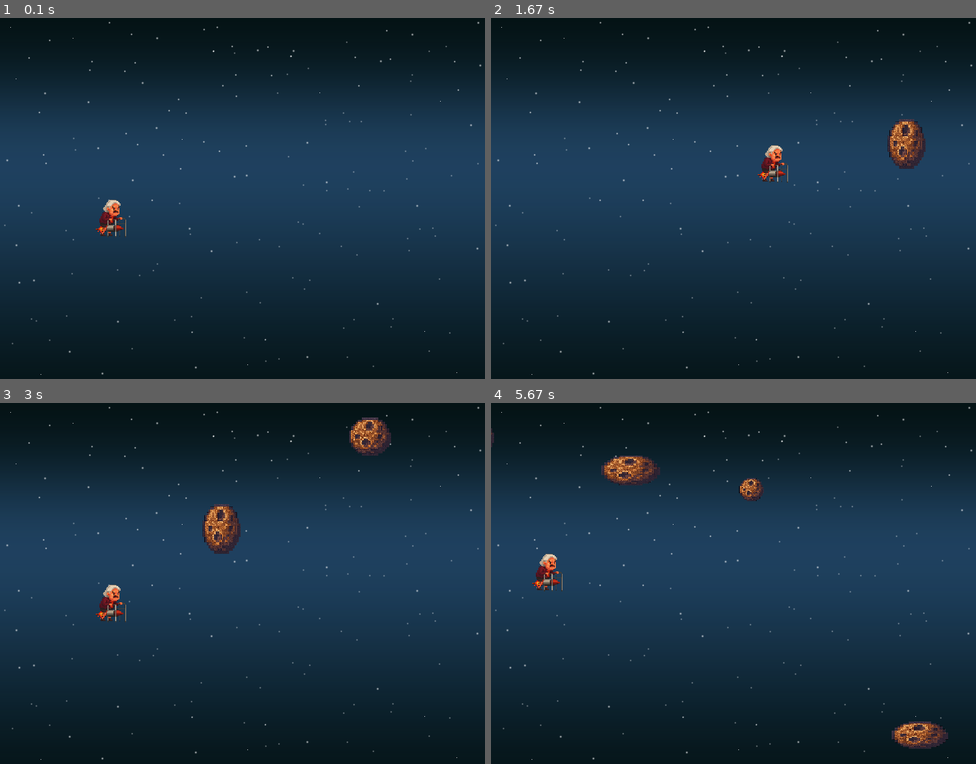
Above: before the commit, frames 1-4 (two rows, left to right).
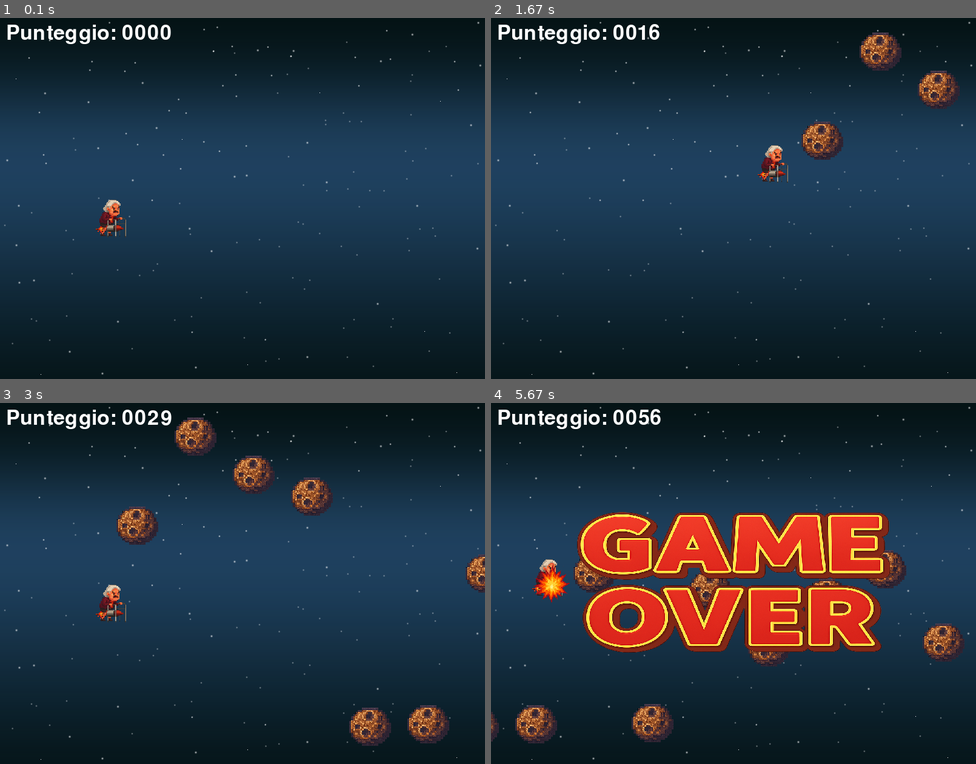
Above: after the commit, the same moments.

Repository: retrylater/malak-michele_pygame
Game: pygame game, started from main.py
The game is run twice, just before and just after one commit, with the same random seed, the same clock (stepped at 60 frames per second) and the same inputs.
Inputs:
- Up to frame 1 (0.1 s): no input
- Up to frame 2 (1.67 s): hold D 0.33-0.8 s; hold W 0.83-1.13 s; hold D 1.17-1.63 s
- Up to frame 3 (3 s): hold A 1.67-2.2 s; hold S 2.23-2.53 s; hold A 2.57-2.97 s
- Up to frame 4 (5.67 s): hold W 3-3.37 s; hold D 3.4-4.03 s; hold S 4.07-4.43 s; hold A 4.47-4.93 s; hold A 4.97-5.43 s; hold W from 5.47 s (still down)

The runs differ from the first frame. In frame 1, 0.7% of the frame differs, in the area x 1-36%, y 1-8%; in frame 2, 3.7%; in frame 3, 6.9%; in frame 4, 27%, in the area x 0-98%, y 1-96%.

Commit message:
bisogna sistemare le hitbox degli asteroidi e aggiungere i boost, per il resto dovremmo essere a posto. dimmi te se manca qualcosa.

Diff:
--- a/asteroide.py
+++ b/asteroide.py
@@ -4,23 +4,16 @@
 class Asteroide:
     def __init__(self):
         immagine_base = pygame.image.load("asteroide.png")
-        scala_x = random.uniform(0.5, 1.5)
-        scala_y = random.uniform(0.5, 1.5)
-        larghezza_base = 100
-        altezza_base = 100
-        larghezza_a = larghezza_base * scala_x
-        altezza_a = altezza_base * scala_y
+        larghezza_a = 100
+        altezza_a = 100
         self.image = pygame.transform.scale(immagine_base, (larghezza_a, altezza_a))
+        self.mask = pygame.mask.from_surface(self.image)
         self.vx = 8
-
         self.x = 800
         self.y = random.randint(0, 600 - int (altezza_a))
 
-        #self.rect.topleft = (self.x, self.y)
-
         self.altezza = altezza_a
         self.larghezza = larghezza_a
-
 
     def aggiorna_a(self):
         self.x -= self.vx
@@ -30,3 +23,7 @@
 
     def fuori_schermo(self):
         return self.x + self.larghezza < 0
+
+    def collisione(self, pos_nonna, mask_nonna):
+        offset = (int(self.x - pos_nonna[0]), int(self.y - pos_nonna[1]))
+        return self.mask.overlap(mask_nonna, offset) is not None
--- a/main.py
+++ b/main.py
@@ -5,11 +5,24 @@
 import random
 
 pygame.init()
+tempo_inizio = pygame.time.get_ticks()
+
 pygame.key.set_repeat(10,10)
 sfondo = pygame.image.load('sfondo_spaziale.png')
-gameover = pygame.image.load('game over.png')
+
+esplosione_base = pygame.image.load("esplosione.png")
+altezza_esplosione = 80
+larghezza_esplosione = 80
+esplosione = pygame.transform.scale(esplosione_base, (larghezza_esplosione, altezza_esplosione))
+
+gameover_base = pygame.image.load('game over.png')
+altezza_gameover = 400
+larghezza_gameover = 600
+gameover = pygame.transform.scale(gameover_base, (larghezza_gameover, altezza_gameover))
+
+
 screen = pygame.display.set_mode((800, 600))
-pygame.display.set_caption("Nonna Rampage")
+pygame.display.set_caption("Nonna Rampage(Spaziale)")
 clock = pygame.time.Clock()
 fps = 60
 nonna = Nonna((150, 300))
@@ -18,9 +31,11 @@
 type(asteroidi) == Asteroide
 running = True
 
-intervallo_gener = 1000
+intervallo_gener = 400
 generazione_a = pygame.USEREVENT + 1
 pygame.time.set_timer(generazione_a, intervallo_gener)
+
+mask_nonna = pygame.mask.from_surface(nonna.image)
 
 def disegna_oggetti():
     screen.blit(sfondo, (0,0))
@@ -32,28 +47,61 @@
     pygame.display.update()
     clock.tick(fps)
 
+gioco_attivo = True
 
 while running:
     for event in pygame.event.get():
         if event.type == QUIT:
             running = False
-        if (event.type == pygame.KEYDOWN and event.key == pygame.K_w):
-            nonna.y -= nonna.vy
-        if (event.type == pygame.KEYDOWN and event.key == pygame.K_s):
-            nonna.y += nonna.vy
-        if (event.type == pygame.KEYDOWN and event.key == pygame.K_a):
-            nonna.x -= nonna.vx
-        if (event.type == pygame.KEYDOWN and event.key == pygame.K_d):
-            nonna.x += nonna.vx
-        if event.type == generazione_a:
-            nuovo = Asteroide()
-            asteroidi.append(nuovo)
+        if gioco_attivo:
+            if (event.type == pygame.KEYDOWN and event.key == pygame.K_w):
+                nonna.y -= nonna.vy
+            if nonna.y <= 0:
+                nonna.y += nonna.vy
+            if (event.type == pygame.KEYDOWN and event.key == pygame.K_s):
+                nonna.y += nonna.vy
+            if nonna.y >= 530:
+                nonna.y -= nonna.vy
+            if (event.type == pygame.KEYDOWN and event.key == pygame.K_a):
+                nonna.x -= nonna.vx
+            if nonna.x <= -10:
+                nonna.x += nonna.vx
+            if (event.type == pygame.KEYDOWN and event.key == pygame.K_d):
+                nonna.x += nonna.vx
+            if nonna.x >= 745:
+                nonna.x -= nonna.vx
 
-    for a in asteroidi:
-        a.aggiorna_a()
-    asteroidi = [a for a in asteroidi if not a.fuori_schermo()]
+            if event.type == generazione_a:
+                nuovo = Asteroide()
+                asteroidi.append(nuovo)
+
+    pos_nonna = [nonna.x, nonna.y]
+    if gioco_attivo:
+        tempo_corrente = pygame.time.get_ticks()
+        punteggio = (tempo_corrente - tempo_inizio) // 100
+        for a in asteroidi:
+            a.aggiorna_a()
+        asteroidi = [a for a in asteroidi if not a.fuori_schermo()]
+
+        collisione = False
+
+        for a in asteroidi:
+            if a.collisione(pos_nonna, mask_nonna):
+                collisione = True
+                tempo_collisione = pygame.time.get_ticks()
+                gioco_attivo = False
+                break
 
     disegna_oggetti()
+
+    font = pygame.font.SysFont(None, 50)
+    testo_punteggio = font.render(f"Punteggio: {str(punteggio).zfill(4)}", True, (255, 255, 255))
+    screen.blit(testo_punteggio, (10, 10))
+
+    if collisione:
+        punteggio_finale = punteggio
+        screen.blit(esplosione, (pos_nonna[0], pos_nonna[1]))
+        screen.blit(gameover, (100, 100))
 
     aggiorna()
 
Binary file added: asteroide_nuovo.PNG
Binary file added: esplosione.png
